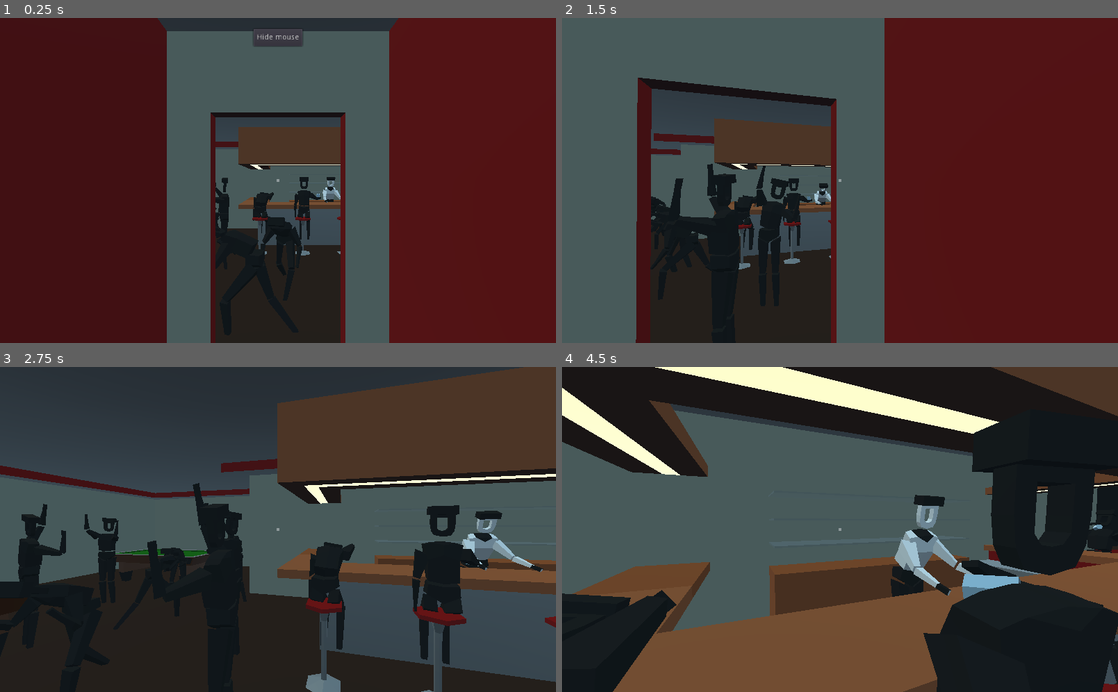
Above: before the commit, frames 1-4 (two rows, left to right).
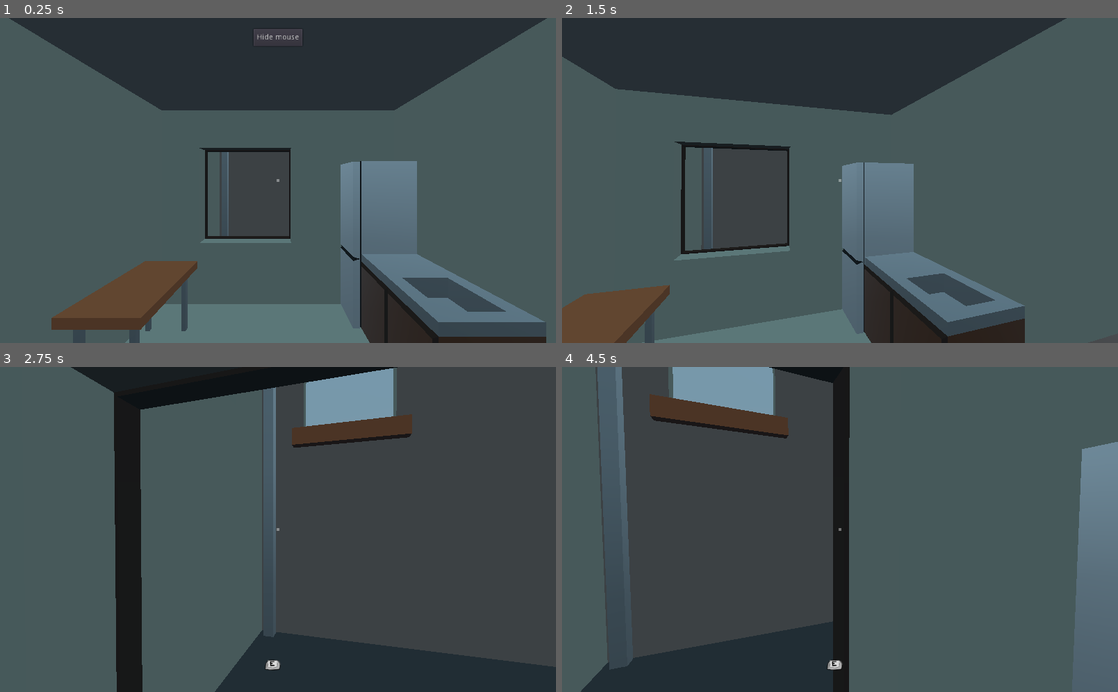
Above: after the commit, the same moments.

Repository: Eptwalabha/ld47
Game: Godot game, scene res://scenes/Game2.tscn
Two runs of this game, one before a commit and one after it. Both use one fixed random seed, a clock stepped at 60 frames per second and the inputs below. Before the commit the project starts from res://scenes/Game.tscn. Sound files missing from this copy of the repository are replaced by a short silence.
Inputs (mouse positions are in pixels of both pictures, inside the frame that each line leads up to):
- Up to frame 1 (0.25 s): no input
- Up to frame 2 (1.5 s): click "Hide mouse" at 0.5 s; tap Enter at 1.25 s; move the mouse to (867, 180) at 1.27 s; hold W (move_forward) from 1.28 s (still down); tap E (context_action) at 1.35 s
- Up to frame 3 (2.75 s): keep holding W (move_forward); move the mouse to (250, 529) at 2.02 s; tap E (context_action) at 2.1 s
- Up to frame 4 (4.5 s): keep holding W (move_forward); move the mouse to (851, 523) at 2.77 s; tap E (context_action) at 2.85, 3.6, 4.35 s; move the mouse to (834, 536) at 3.52 s; move the mouse to (878, 532) at 4.27 s

The runs differ from the first frame. In frame 1, 90% of the frame differs, in the area x 0-100%, y 0-100%; in frame 2, 84%; in frame 3, 77%; in frame 4, 86%.

Commit message:
fix tp orientation

Diff:
--- a/project.godot
+++ b/project.godot
@@ -231,7 +231,7 @@
 [application]
 
 config/name="ld47"
-run/main_scene="res://scenes/Game.tscn"
+run/main_scene="res://scenes/Game2.tscn"
 boot_splash/image="res://assets/splash-screen/godot-logo-white.png"
 boot_splash/fullsize=false
 boot_splash/bg_color=Color( 0, 0, 0, 1 )
--- a/scenes/Game2.tscn
+++ b/scenes/Game2.tscn
@@ -25,20 +25,6 @@
 
 [node name="Corridor" parent="Map/Appartment" instance=ExtResource( 5 )]
 
-[node name="TPUp" parent="Map/Appartment/Corridor" instance=ExtResource( 10 )]
-transform = Transform( -4.37114e-08, 0, 1, 0, 1, 0, -1, 0, -4.37114e-08, -0.928878, -1.23663, 4.63905 )
-id = "flat/tp-up"
-
-[node name="To" parent="Map/Appartment/Corridor/TPUp" index="0"]
-transform = Transform( 1, 0, 0, 0, 1, 0, 0, 0, 1, 0, 2.5, 0 )
-
-[node name="TPDown" parent="Map/Appartment/Corridor" instance=ExtResource( 10 )]
-transform = Transform( -4.37114e-08, 0, 1, 0, 1, 0, -1, 0, -4.37114e-08, 0.727536, 2.21868, 4.63905 )
-id = "flat/tp-up"
-
-[node name="To" parent="Map/Appartment/Corridor/TPDown" index="0"]
-transform = Transform( 1, 0, 0, 0, 1, 0, 0, 0, 1, 0, -2.5, 0 )
-
 [node name="CorridorBottom" parent="Map/Appartment" instance=ExtResource( 5 )]
 transform = Transform( 1, 0, 0, 0, 1, 0, 0, 0, 1, 0, -2.5, 0 )
 
@@ -52,6 +38,22 @@
 opened = true
 max_angle = 90
 
+[node name="Triggers" type="Spatial" parent="Map/Appartment"]
+
+[node name="TPUp" parent="Map/Appartment/Triggers" instance=ExtResource( 10 )]
+transform = Transform( -4.37114e-08, 0, 1, 0, 1, 0, -1, 0, -4.37114e-08, -0.928878, -1.23663, 4.63905 )
+id = "flat/tp-up"
+
+[node name="To" parent="Map/Appartment/Triggers/TPUp" index="0"]
+transform = Transform( 1, 0, 0, 0, 1, 0, 0, 0, 1, 0, 2.5, 0 )
+
+[node name="TPDown" parent="Map/Appartment/Triggers" instance=ExtResource( 10 )]
+transform = Transform( -4.37114e-08, 0, 1, 0, 1, 0, -1, 0, -4.37114e-08, 0.727536, 2.21868, 4.63905 )
+id = "flat/tp-down"
+
+[node name="To" parent="Map/Appartment/Triggers/TPDown" index="0"]
+transform = Transform( 1, 0, 0, 0, 1, 0, 0, 0, 1, 0, -2.5, 0 )
+
 [node name="Bar" type="Spatial" parent="Map"]
 
 [node name="Player" type="Spatial" parent="."]
@@ -62,6 +64,6 @@
 [connection signal="tp_exited" from="Map/Appartment" to="." method="_on_Appartment_tp_exited"]
 [connection signal="interacted_with" from="Map/Appartment/Door" to="Map/Appartment" method="_on_Door_interacted_with"]
 
-[editable path="Map/Appartment/Corridor/TPUp"]
+[editable path="Map/Appartment/Triggers/TPUp"]
 
-[editable path="Map/Appartment/Corridor/TPDown"]
+[editable path="Map/Appartment/Triggers/TPDown"]
--- a/scenes/chapters/flat/Flat.gd
+++ b/scenes/chapters/flat/Flat.gd
@@ -6,10 +6,10 @@
 signal tp_exited(trigger)
 
 func _ready() -> void:
-	$Corridor/TPUp.connect("player_entered", self, "emit_signal", ["tp_entered", $Corridor/TPUp])
-	$Corridor/TPUp.connect("player_exited", self, "emit_signal", ["tp_exited", $Corridor/TPUp])
-	$Corridor/TPDown.connect("player_entered", self, "emit_signal", ["tp_entered", $Corridor/TPDown])
-	$Corridor/TPDown.connect("player_exited", self, "emit_signal", ["tp_exited", $Corridor/TPDown])
+	for trigger in $Triggers.get_children():
+		if trigger is TPTrigger:
+			trigger.connect("player_entered", self, "emit_signal", ["tp_entered", trigger])
+			trigger.connect("player_exited", self, "emit_signal", ["tp_exited", trigger])
 
 func _on_Door_interacted_with() -> void:
 	emit_signal("door_interacted_with", $Door)
--- a/scenes/core/TPTrigger.gd
+++ b/scenes/core/TPTrigger.gd
@@ -5,12 +5,12 @@
 signal player_exited
 
 export(bool) var oriented := false
-export(float, 0.2, 1.0) var orientation_angle := 0.8
+export(float, 0.2, 1.0) var orientation_angle := 0.5
 export(String) var id := ""
 
 func _ready() -> void:
 	if not Data.debug:
-		$Angle.queue_free()
+		$Forward.queue_free()
 
 func is_well_oriented(basis: Basis) -> bool:
 	return not oriented or _is_basis_aligned(basis)
@@ -18,7 +18,8 @@
 func _is_basis_aligned(basis: Basis) -> bool:
 	var q1 := basis.get_rotation_quat()
 	var q2 := global_transform.basis.get_rotation_quat()
-	return abs(q1.dot(q2)) >= orientation_angle
+	print(q1.dot(q2))
+	return abs(q1.dot(q2)) < orientation_angle
 
 func destination_translation() -> Vector3:
 	return $To.transform.origin
--- a/scenes/core/TPTrigger.tscn
+++ b/scenes/core/TPTrigger.tscn
@@ -21,10 +21,8 @@
 [node name="CollisionShape" type="CollisionShape" parent="."]
 shape = SubResource( 1 )
 
-[node name="Angle" type="Spatial" parent="."]
-
-[node name="Mesh" type="MeshInstance" parent="Angle"]
-transform = Transform( -1, -8.74228e-08, 3.82137e-15, 0, -4.37114e-08, -1, 8.74228e-08, -1, 4.37114e-08, 0, 0, -0.15 )
+[node name="Forward" type="MeshInstance" parent="."]
+transform = Transform( 1, 0, 0, 0, -1.62921e-07, -1, 0, 1, -1.62921e-07, 0, 0, 0.15 )
 mesh = SubResource( 2 )
 material/0 = SubResource( 3 )
 [connection signal="body_entered" from="." to="." method="_on_TPTrigger_body_entered"]
